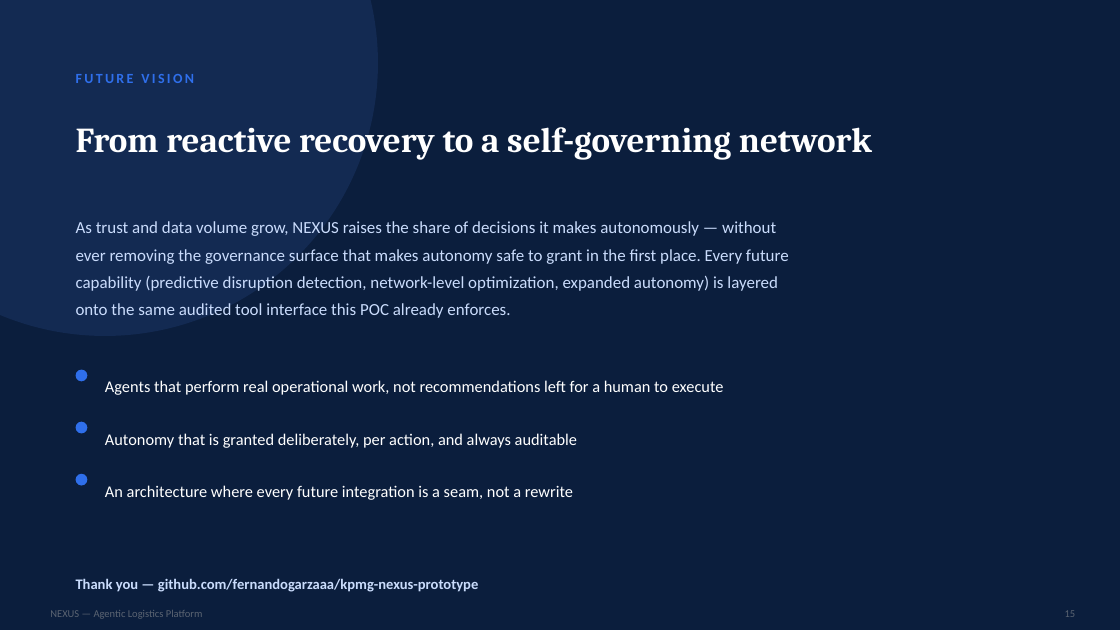
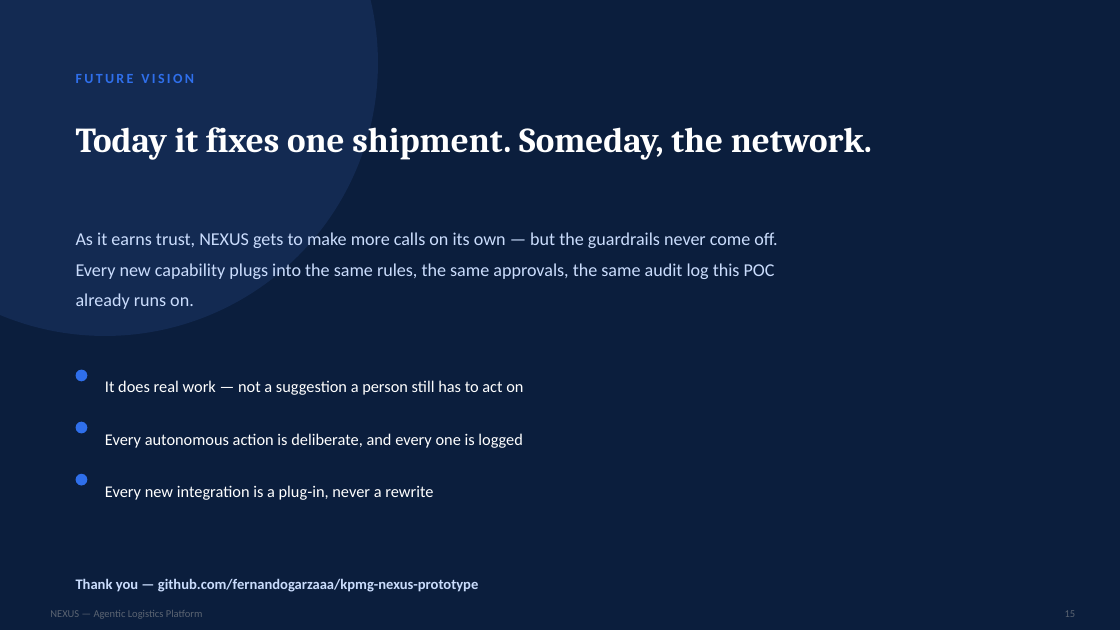
Before and after one commit to fernandogarzaaa/NEXUS, a slide deck: slide 15 of docs/NEXUS-Scoping-Pack.pptx. Drawn at 1120x630 pixels with LibreOffice and Linux fonts; fonts in the diff are those of the drawing. Boxes give left, top, right and bottom in pixels: in the first picture for what was removed or moved away, otherwise in the second. Text is boxed around its words. In the diff, an @@ line names an element or a change of style, - is before the commit and + after.

```diff
--- a/docs/NEXUS-Scoping-Pack.pptx
+++ b/docs/NEXUS-Scoping-Pack.pptx
@@ text at <box>76,127,872,160</box>: text changed @@
-From reactive recovery to a self-governing network
+Today it fixes one shipment. Someday, the network.
@@ text at <box>76,232,777,309</box>: text changed; size 14.5 to 15.5 pt @@
-As trust and data volume grow, NEXUS raises the share of decisions it makes autonomously — without ever removing the governance surface that makes autonomy safe to grant in the first place. Every future capability (predictive disruption detection, network-level optimization, expanded autonomy) is layered onto the same audited tool interface this POC already enforces.
+As it earns trust, NEXUS gets to make more calls on its own — but the guardrails never come off. Every new capability plugs into the same rules, the same approvals, the same audit log this POC already runs on.
@@ text at <box>105,380,523,395</box>: text changed @@
-Agents that perform real operational work, not recommendations left for a human to execute
+It does real work — not a suggestion a person still has to act on
@@ text at <box>105,433,523,448</box>: text changed @@
-Autonomy that is granted deliberately, per action, and always auditable
+Every autonomous action is deliberate, and every one is logged
@@ text at <box>105,485,433,500</box>: text changed @@
-An architecture where every future integration is a seam, not a rewrite
+Every new integration is a plug-in, never a rewrite
```
Also in this commit, not shown: 8 other slides changed, 2 slides added, 2 slides removed.
